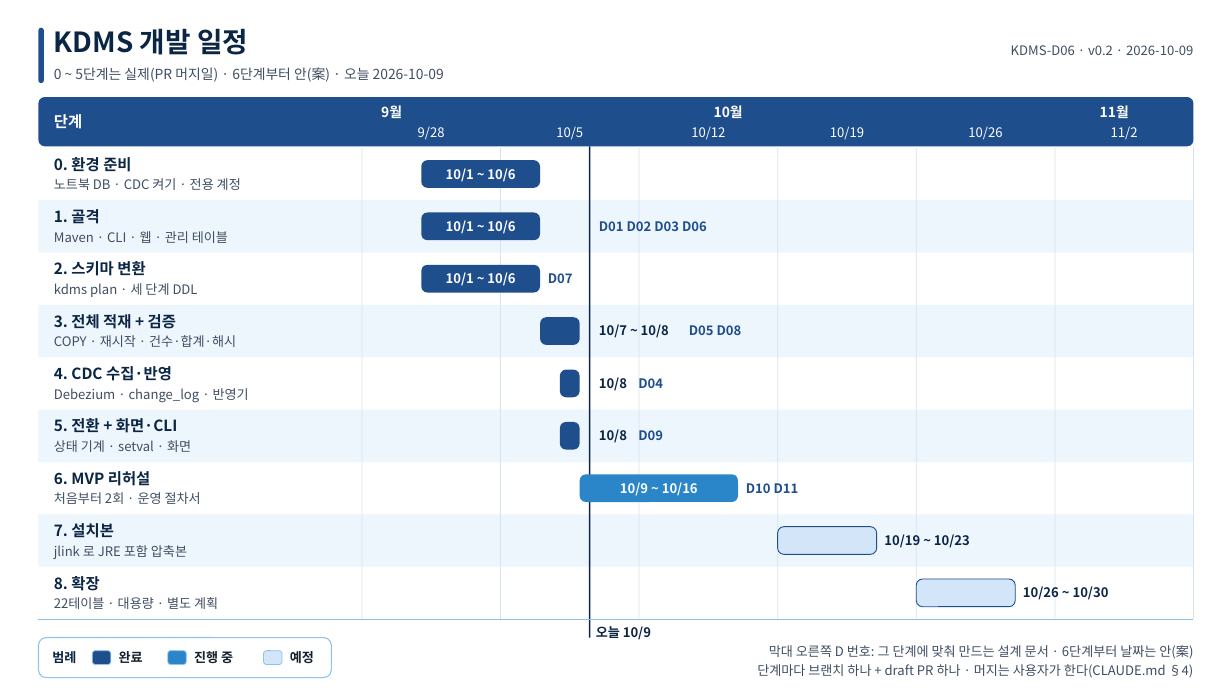
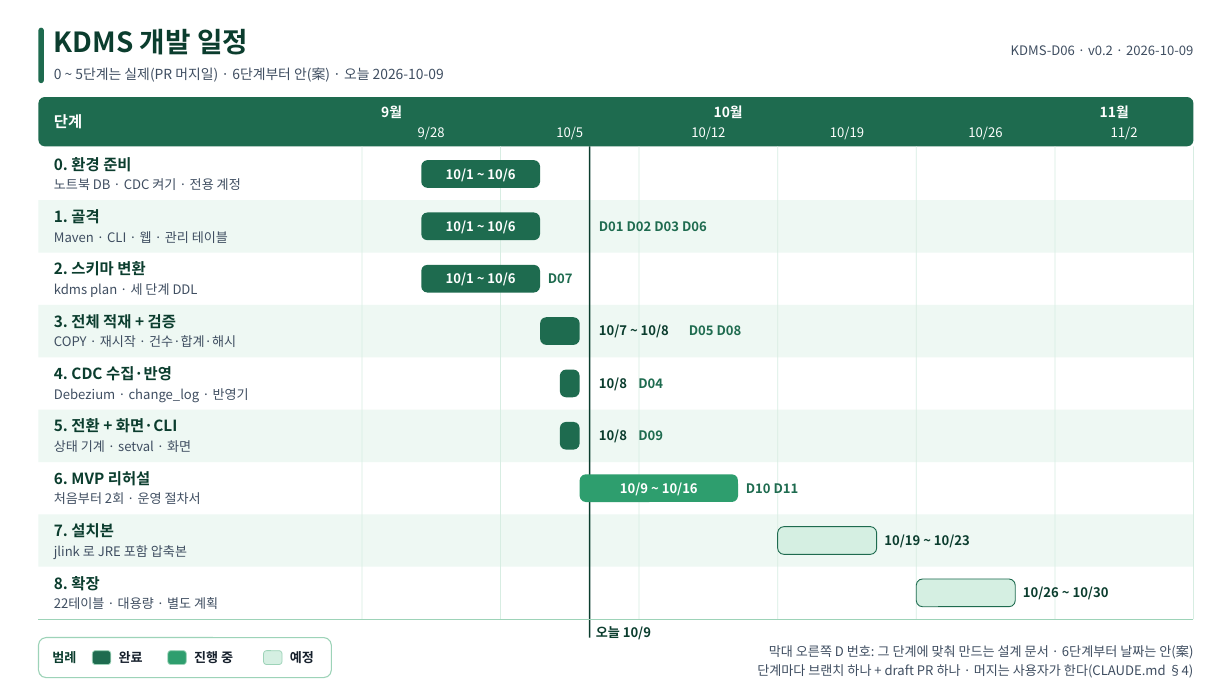
Before and after one commit to kodong75/KDMS, a slide deck: slide 1 of docs/design/dist/d06-schedule.pptx. Drawn at 1232x693 pixels with LibreOffice and Linux fonts; fonts in the diff are those of the drawing. Boxes give left, top, right and bottom in pixels: in the first picture for what was removed or moved away, otherwise in the second. Text is boxed around its words. In the diff, an @@ line names an element or a change of style, - is before the commit and + after.

```diff
--- a/docs/design/dist/d06-schedule.pptx
+++ b/docs/design/dist/d06-schedule.pptx
@@ fill #1F4E8C to #1E6B4F in 8 elements at box(421, 160, 541, 188), box(421, 213, 541, 240), box(421, 265, 541, 293), box(39, 97, 1194, 146), box(541, 317, 580, 345), box(560, 370, 579, 397), box(560, 422, 579, 450), box(39, 28, 44, 83) @@
@@ rounded rectangle at box(589, 146, 591, 638): fill #0B2545 to #0B3D2E @@
@@ fill #D6E3F2 to #D7EDE2 in 7 elements at box(361, 146, 362, 619), box(500, 146, 501, 619), box(639, 146, 640, 619), box(777, 146, 778, 619), box(916, 146, 917, 619), box(1055, 146, 1055, 619), box(1193, 146, 1194, 619) @@
@@ rounded rectangle "10/9 ~ 10/16" at box(579, 474, 738, 502): fill #2B86C9 to #2E9E6E @@
@@ text colour #1F4E8C to #1E6B4F in 6 elements at box(599, 221, 707, 231), box(548, 273, 573, 283), box(689, 325, 742, 335), box(638, 378, 663, 388), box(638, 430, 663, 440), box(746, 483, 799, 493) @@
@@ fill #EEF6FD to #EEF8F3 in 4 elements at box(39, 201, 1194, 253), box(39, 305, 1194, 358), box(39, 409, 1194, 462), box(39, 515, 1194, 567) @@
@@ rounded rectangle at box(778, 527, 877, 555): fill #D3E5F8 to #D5EFE2; outline #1F4E8C 0.72 pt to #1E6B4F 0.72 pt @@
@@ rounded rectangle at box(917, 579, 1016, 607): fill #D3E5F8 to #D5EFE2; outline #1F4E8C 0.72 pt to #1E6B4F 0.72 pt @@
@@ line (39, 619) - (1194, 619): stroke #8EC3EC 0.84 pt to #9DD3B8 0.84 pt @@
@@ rounded rectangle at box(39, 638, 332, 677): outline #8EC3EC 0.84 pt to #9DD3B8 0.84 pt @@
@@ text colour #0B2545 to #0B3D2E in 17 elements at box(54, 28, 248, 55), box(596, 626, 651, 640), box(54, 157, 131, 172), box(54, 209, 99, 224), box(54, 261, 145, 276), box(54, 314, 176, 329), box(599, 324, 669, 338), box(54, 366, 172, 381), box(599, 377, 627, 391), box(54, 418, 178, 433), box(599, 429, 627, 443), box(54, 471, 150, 486), box(54, 523, 113, 538), box(884, 534, 970, 548), box(54, 576, 99, 591), box(1023, 586, 1109, 600), box(52, 651, 76, 663) @@
@@ rounded rectangle at box(92, 651, 111, 665): fill #1F4E8C to #1E6B4F; outline #8EC3EC 0.6 pt to #9DD3B8 0.6 pt @@
@@ rounded rectangle at box(168, 651, 187, 665): fill #2B86C9 to #2E9E6E; outline #8EC3EC 0.6 pt to #9DD3B8 0.6 pt @@
@@ rounded rectangle at box(263, 651, 282, 665): fill #D3E5F8 to #D5EFE2; outline #8EC3EC 0.6 pt to #9DD3B8 0.6 pt @@
```
Also in this commit, not shown: 30 other files.
